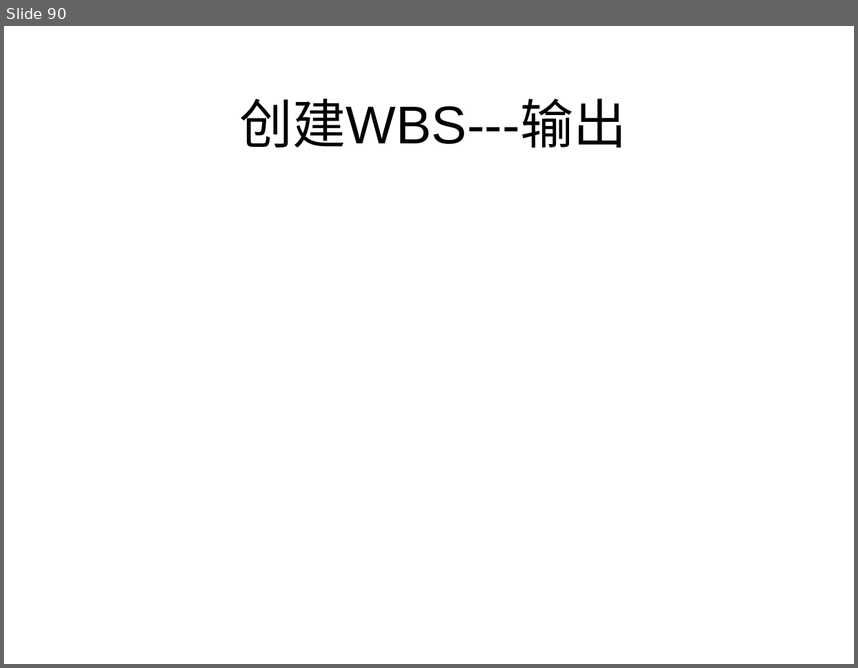
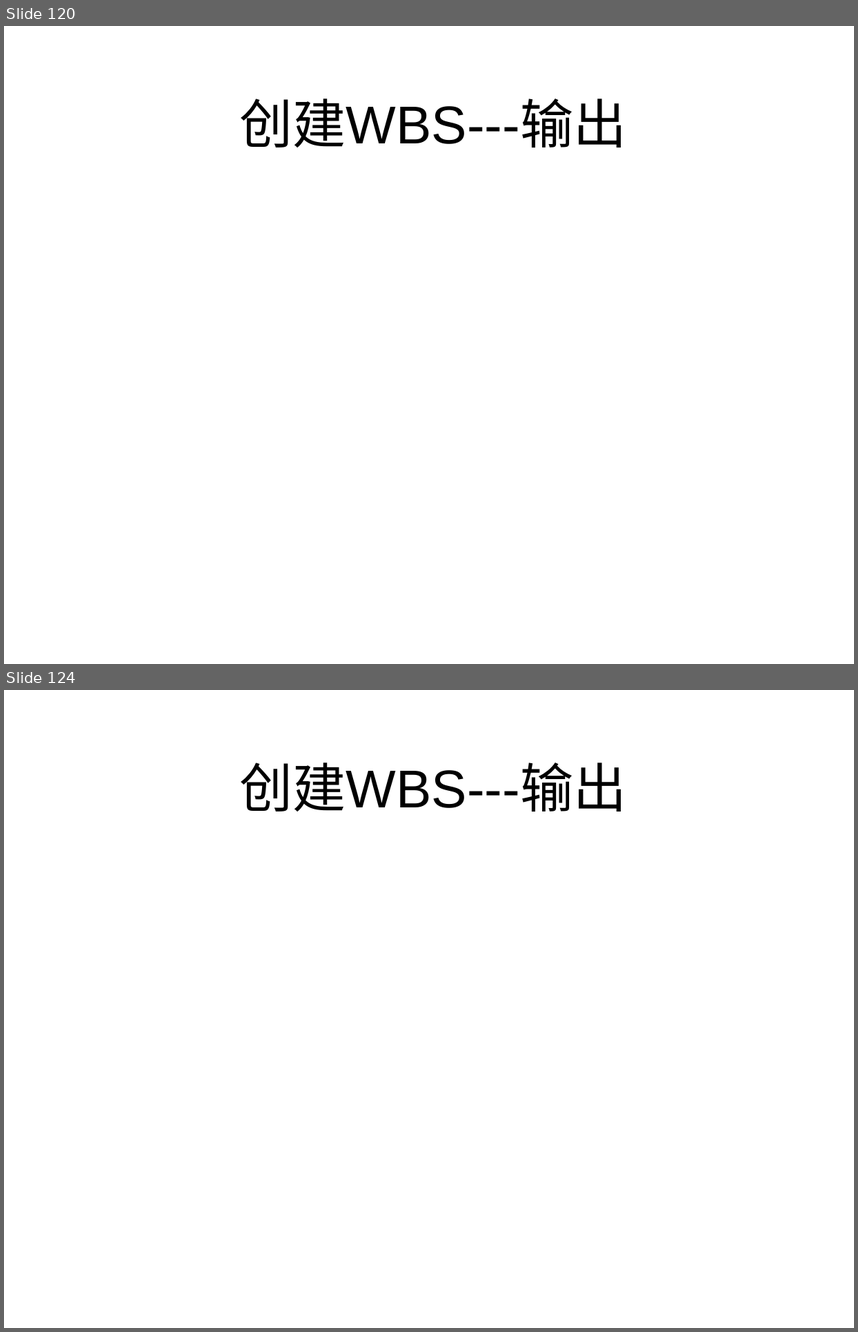
Before and after one commit to lipeiyu26/myStudy, a slide deck: springboot/SpringBoot-redis/src/main/resources/ppt/项目管理.pptx. Shown one above the other, each under a label of ours: slide 90 before the commit, slides 120 and 124 after it; the slides between them are not shown. The pictures are 858x668 and 858x1332 pixels, drawn with LibreOffice and Linux fonts; fonts in the diff are those of the drawing. Boxes give left, top, right and bottom in pixels: in the first picture for what was removed or moved away, otherwise in the second. Text is boxed around its words. In the diff, an @@ line names an element or a change of style, - is before the commit and + after.

```diff
--- a/springboot/SpringBoot-redis/src/main/resources/ppt/项目管理.pptx
+++ b/springboot/SpringBoot-redis/src/main/resources/ppt/项目管理.pptx
@@ slide 124 added at [4,690,854,1328], background #FFFFFF @@
@@ title added at [240,762,626,811], 45 pt, text #000000 @@
+创建WBS---输出
@@ what was slide 90 is now slide 120 @@
```
Also in this commit, not shown: 33 other slides added.
